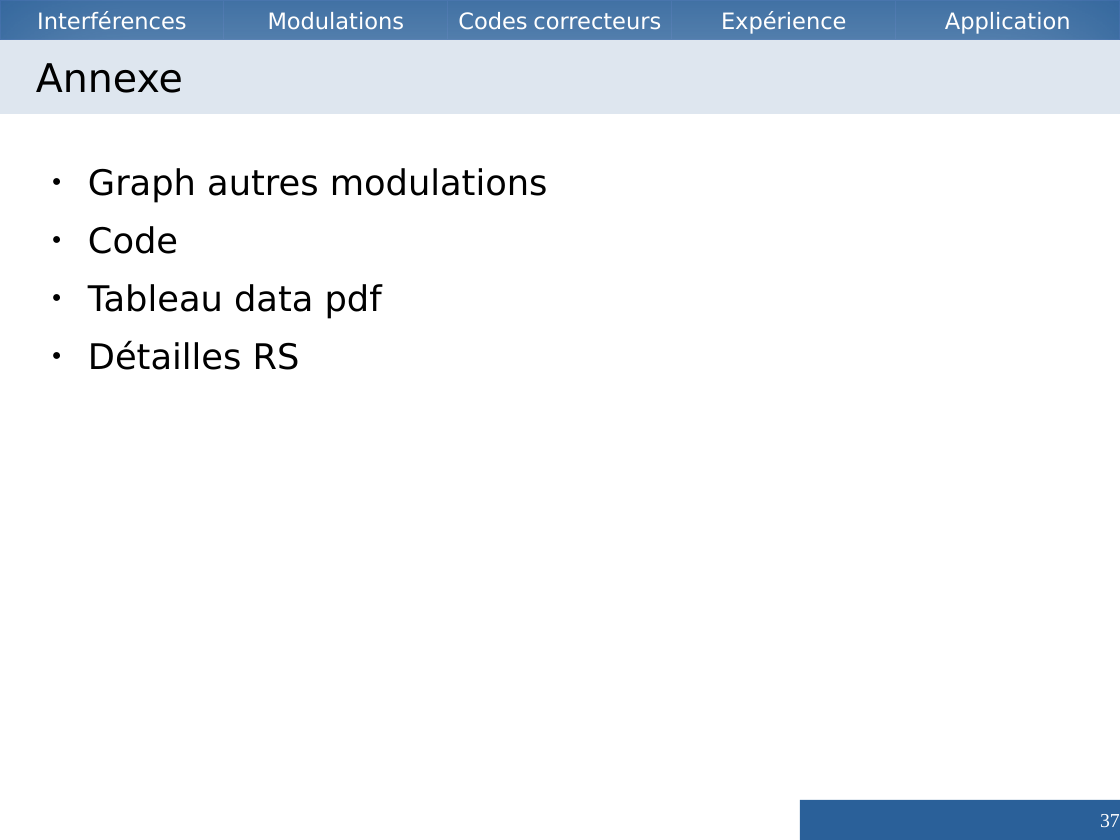
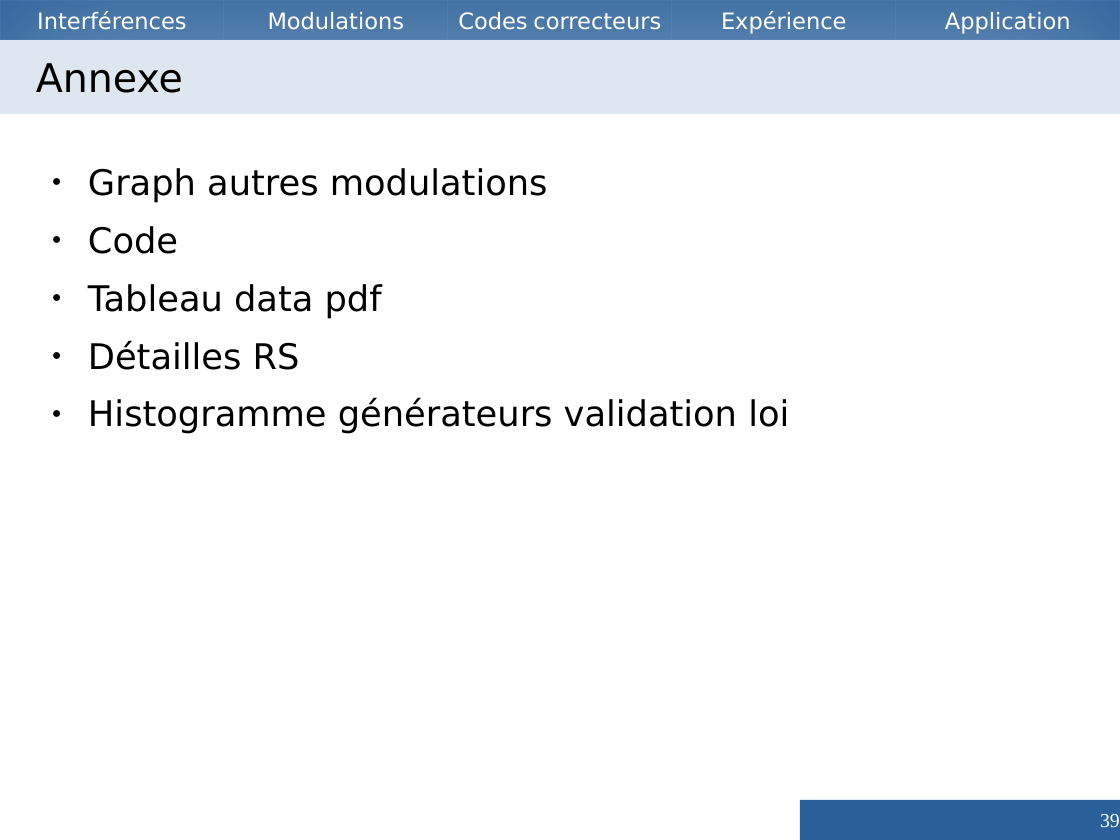
Before and after one commit to Vzrod/tipe, a slide deck: slide 39 of TIPE.odp (slide 37 before the commit). Drawn at 1120x840 pixels with LibreOffice and Linux fonts; fonts in the diff are those of the drawing. Boxes give left, top, right and bottom in pixels: in the first picture for what was removed or moved away, otherwise in the second. Text is boxed around its words. In the diff, an @@ line names an element or a change of style, - is before the commit and + after.

```diff
--- a/TIPE.odp
+++ b/TIPE.odp
@@ text at (88, 398, 789, 434): paragraph added @@
+● Histogramme générateurs validation loi
@@ page number at (1100, 814, 1120, 827): text changed @@
-37
+39
```
Also in this commit, not shown: 3 other slides changed, 3 slides added, 1 slide removed, 1 other file.
